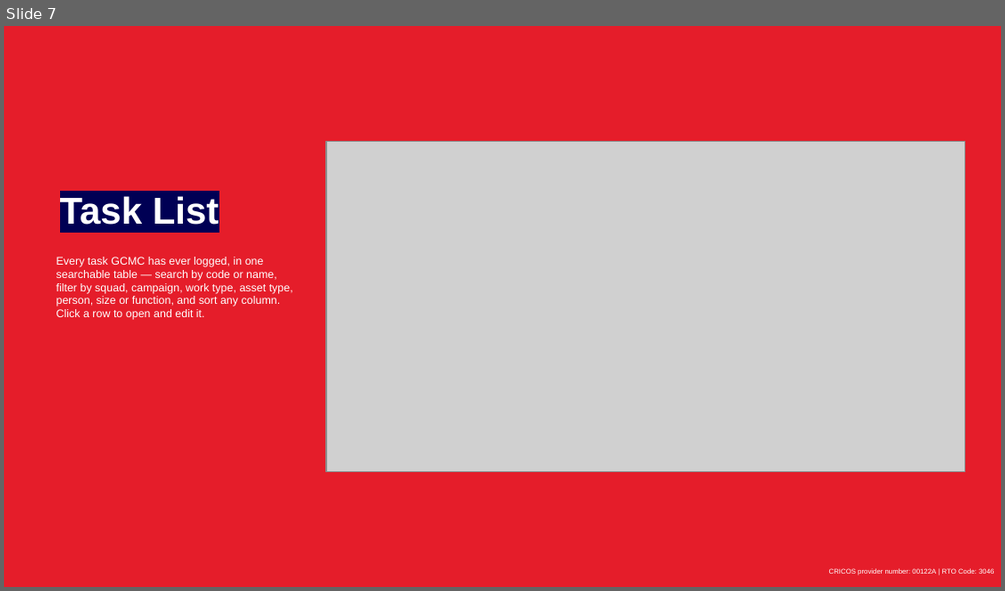
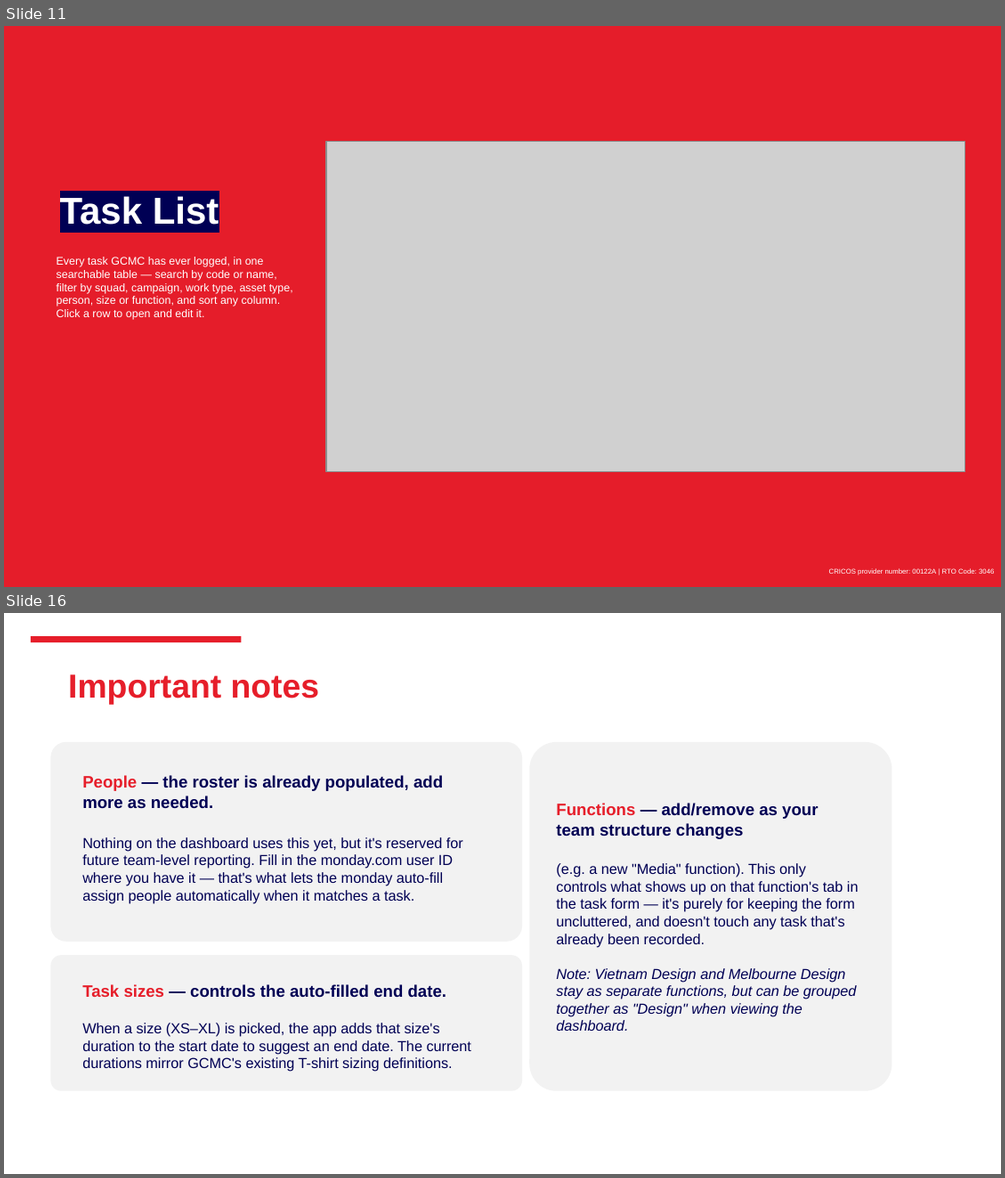
Before and after one commit to westmere7/Mel_WorkloadReport, a slide deck: Docs/Workload Report User Guide.pptx. Shown one above the other, each under a label of ours: slide 7 before the commit, slides 11 and 16 after it; the slides between them are not shown. The pictures are 1005x591 and 1005x1178 pixels, drawn with LibreOffice and Linux fonts; fonts in the diff are those of the drawing; grey boxes stand for pictures; background and template pictures are left out. Boxes give left, top, right and bottom in pixels: in the first picture for what was removed or moved away, otherwise in the second. Text is boxed around its words. In the diff, an @@ line names an element or a change of style, - is before the commit and + after.

```diff
--- a/Docs/Workload Report User Guide.pptx
+++ b/Docs/Workload Report User Guide.pptx
@@ slide 16 added at [4,613,1001,1174], background #FFFFFF @@
@@ freeform shape added at [31,636,242,641], fill #E61E2A @@
@@ text added at [68,674,320,705], 24 pt, text #E61E2A, bold @@
+Important notes
@@ rounded rectangle added at [51,741,522,941], fill #F2F2F2 @@
@@ rounded rectangle added at [529,741,892,1090], fill #F2F2F2 @@
@@ text added at [82,775,443,809], 12 pt, text #000054, bold @@
+People — the roster is already populated, add more as needed.
@@ text added at [556,803,817,839], 12 pt, text #000054, bold @@
+Functions — add/remove as your team structure changes
@@ text added at [82,837,463,903], 10.5 pt, text #000054 @@
+Nothing on the dashboard uses this yet, but it's reserved for future team-level reporting. Fill in the monday.com user ID where you have it — that's what lets the monday auto-fill assign people automatically when it matches a task.
@@ text added at [556,863,858,1030], 10.5 pt, text #000054 @@
+(e.g. a new "Media" function). This only controls what shows up on that function's tab in the task form — it's purely for keeping the form uncluttered, and doesn't touch any task that's already been recorded.
+Note: Vietnam Design and Melbourne Design stay as separate functions, but can be grouped together as "Design" when viewing the dashboard.
@@ rounded rectangle added at [51,955,522,1090], fill #F2F2F2 @@
@@ text added at [82,984,446,997], 12 pt, text #000054, bold @@
+Task sizes — controls the auto-filled end date.
@@ text added at [82,1022,471,1071], 10.5 pt, text #000054 @@
+When a size (XS–XL) is picked, the app adds that size's duration to the start date to suggest an end date. The current durations mirror GCMC's existing T-shirt sizing definitions.
@@ what was slide 7 is now slide 11 @@
```
Also in this commit, not shown: 6 slides changed, 9 other slides added, 5 slides removed.
